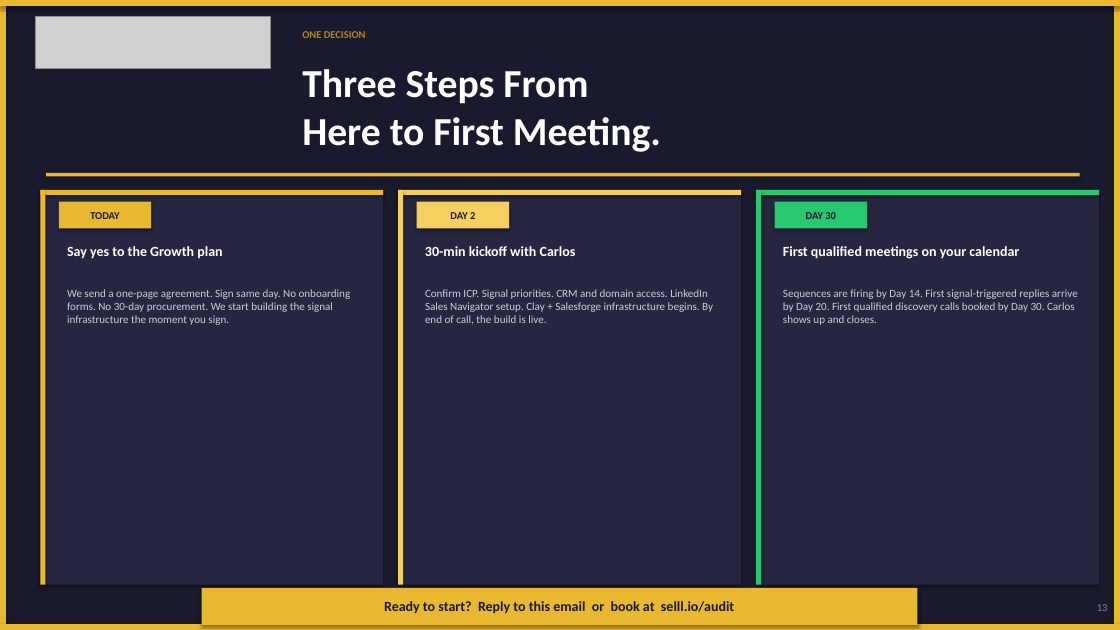
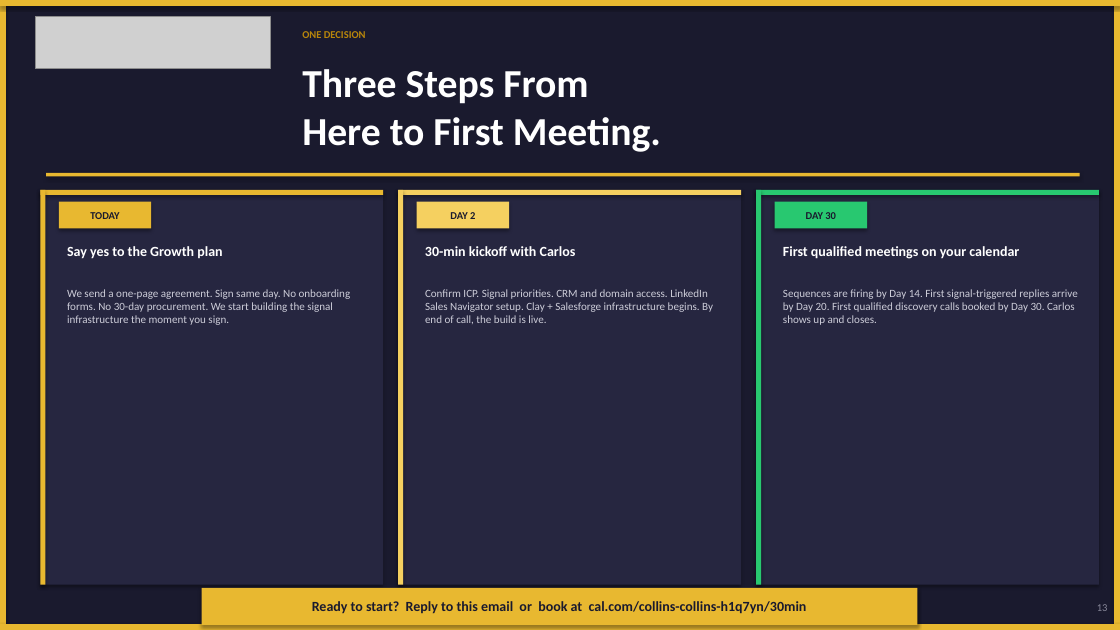
Before and after one commit to ogikicollins/Extruct-GTM-SKILLS, a slide deck: slide 13 of SELLL-Engine/MagmaLabs-Disco-Deck.pptx. Drawn at 1120x630 pixels with LibreOffice and Linux fonts; fonts in the diff are those of the drawing; grey boxes stand for pictures. Boxes give left, top, right and bottom in pixels: in the first picture for what was removed or moved away, otherwise in the second. Text is boxed around its words. In the diff, an @@ line names an element or a change of style, - is before the commit and + after.

```diff
--- a/SELLL-Engine/MagmaLabs-Disco-Deck.pptx
+++ b/SELLL-Engine/MagmaLabs-Disco-Deck.pptx
@@ text at (x1=312, y1=601, x2=807, y2=614): text changed @@
-Ready to start? Reply to this email or book at selll.io/audit
+Ready to start? Reply to this email or book at cal.com/collins-collins-h1q7yn/30min
```
Also in this commit, not shown: 1 other slide changed, 4 other files.
